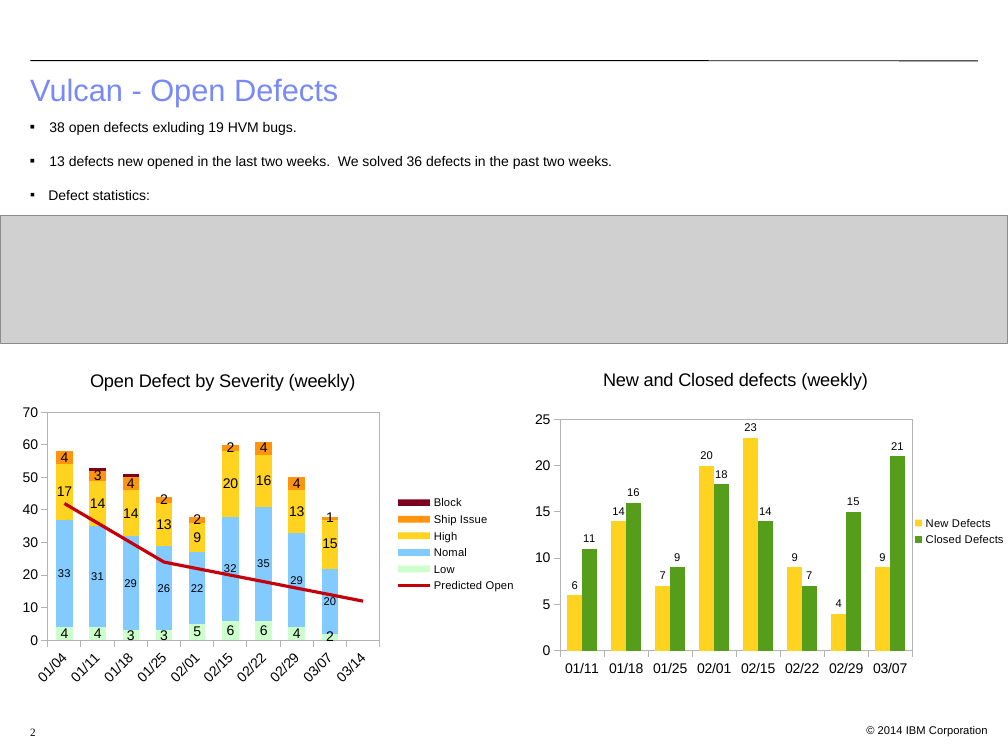
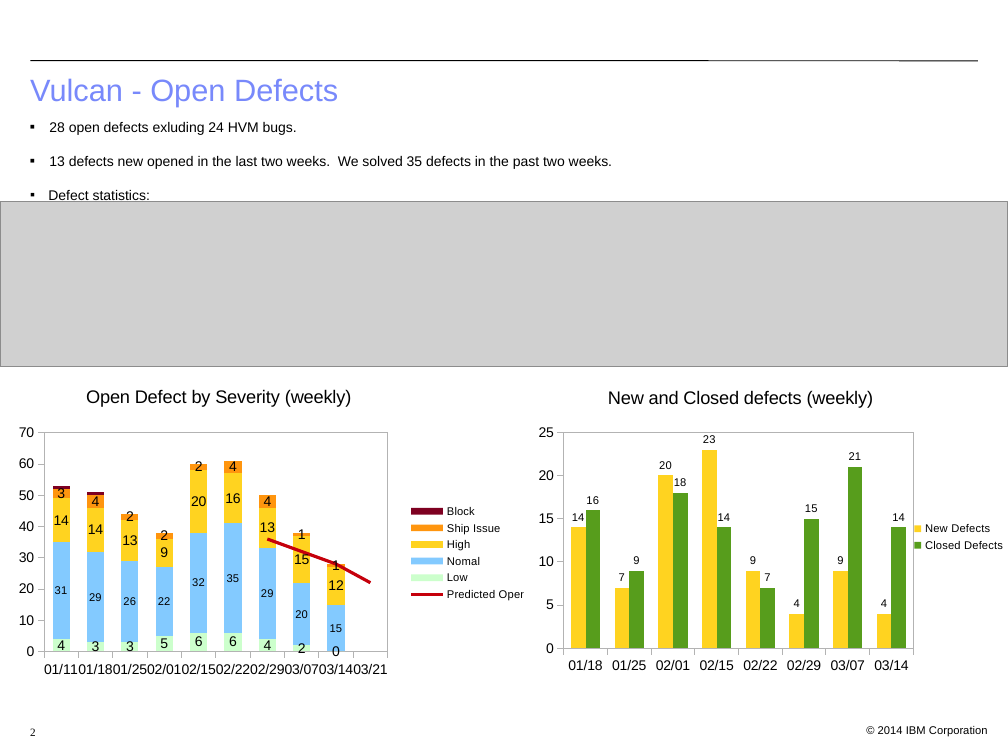
Before and after one commit to bjwt/test, a slide deck: slide 2 of bugs/Vulcan Defect Status 20160307.odp. Drawn at 1008x756 pixels with LibreOffice and Linux fonts; fonts in the diff are those of the drawing; grey boxes stand for pictures; background and template pictures are left out. Boxes give left, top, right and bottom in pixels: in the first picture for what was removed or moved away, otherwise in the second. Text is boxed around its words. In the diff, an @@ line names an element or a change of style, - is before the commit and + after.

```diff
--- a/bugs/Vulcan Defect Status 20160307.odp
+++ b/bugs/Vulcan Defect Status 20160307.odp
@@ text at (49,122,612,169): text changed @@
-■ 38 open defects exluding 19 HVM bugs.
-■ 13 defects new opened in the last two weeks. We solved 36 defects in the past two weeks.
+■ 28 open defects exluding 24 HVM bugs.
+■ 13 defects new opened in the last two weeks. We solved 35 defects in the past two weeks.
@@ picture: place and size @@
-picture at (0,216,1008,343)
+picture at (0,202,1008,367)
@@ column stacked chart at (0,382,532,683) @@
-categories: 01/04, 01/11, 01/18, 01/25, 02/01, 02/15, 02/22, 02/29, 03/07, 03/14
+categories: 01/11, 01/18, 01/25, 02/01, 02/15, 02/22, 02/29, 03/07, 03/14, 03/21
-Low: 4, 4, 3, 3, 5, 6, 6, 4, 2, -
+Low: 4, 3, 3, 5, 6, 6, 4, 2, 0, -
-Nomal: 33, 31, 29, 26, 22, 32, 35, 29, 20, -
+Nomal: 31, 29, 26, 22, 32, 35, 29, 20, 15, -
-High: 17, 14, 14, 13, 9, 20, 16, 13, 15, -
+High: 14, 14, 13, 9, 20, 16, 13, 15, 12, -
-Ship Issue: 4, 3, 4, 2, 2, 2, 4, 4, 1, -
+Ship Issue: 3, 4, 2, 2, 2, 4, 4, 1, 1, -
-Block: 0, 1, 1, 0, 0, 0, 0, 0, 0, -
+Block: 1, 1, 0, 0, 0, 0, 0, 0, 0, -
-Predicted Open: 42, 36, 30, 24, 22, 20, 18, 16, 14, 12
+Predicted Open: -, -, -, -, -, -, 36, 32, 28, 22
@@ plot area changed @@
@@ column stacked chart: place and size @@
-column stacked chart at (5,367,518,686)
+column stacked chart at (0,382,532,683)
@@ column chart at (523,377,1008,697) @@
-categories: 01/11, 01/18, 01/25, 02/01, 02/15, 02/22, 02/29, 03/07
+categories: 01/18, 01/25, 02/01, 02/15, 02/22, 02/29, 03/07, 03/14
-New Defects: 6, 14, 7, 20, 23, 9, 4, 9
+New Defects: 14, 7, 20, 23, 9, 4, 9, 4
-Closed Defects: 11, 16, 9, 18, 14, 7, 15, 21
+Closed Defects: 16, 9, 18, 14, 7, 15, 21, 14
@@ plot area changed @@
@@ column chart: place and size @@
-column chart at (520,360,1008,702)
+column chart at (523,377,1008,697)
```
Also in this commit, not shown: 3 other slides changed, 7 other files.
